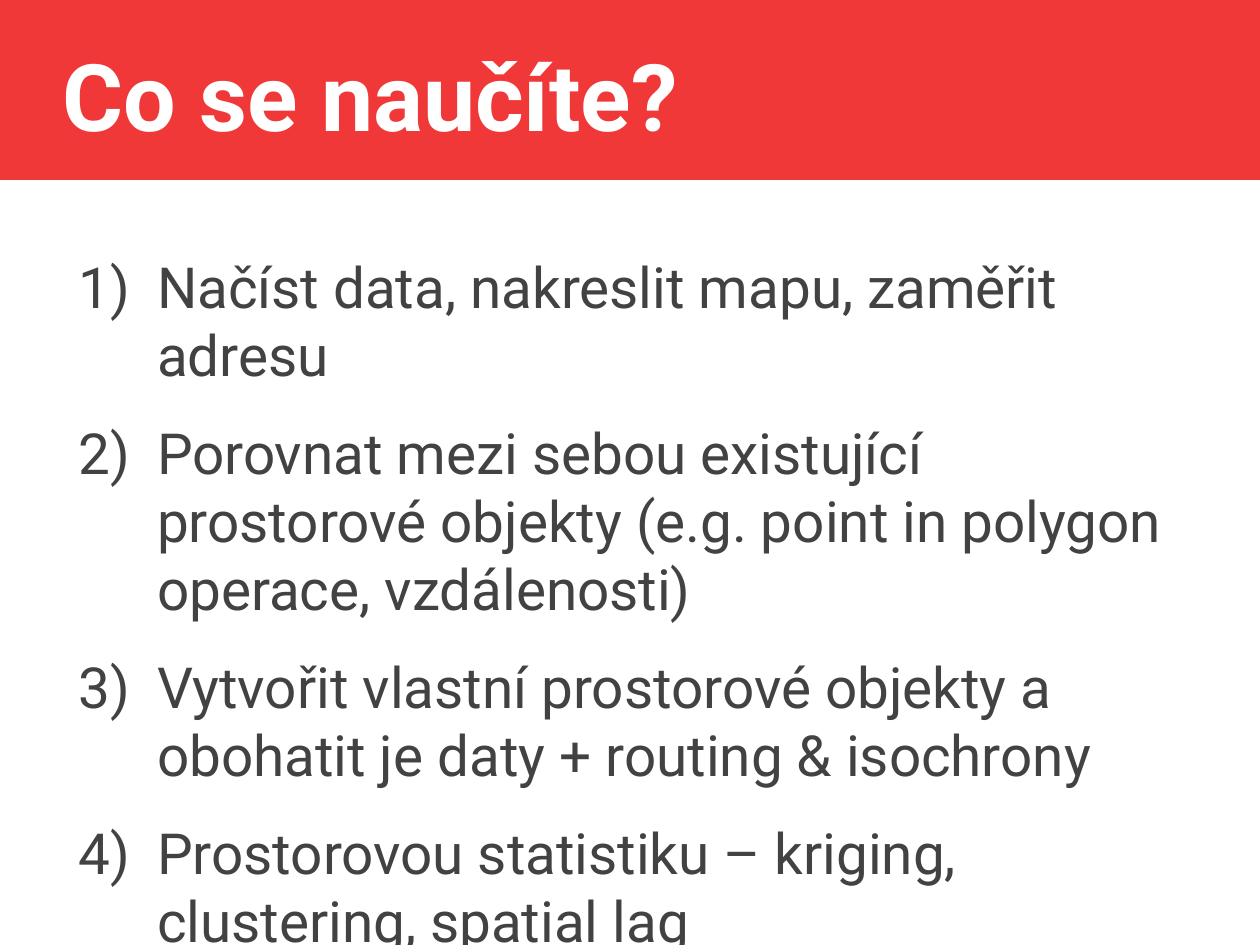
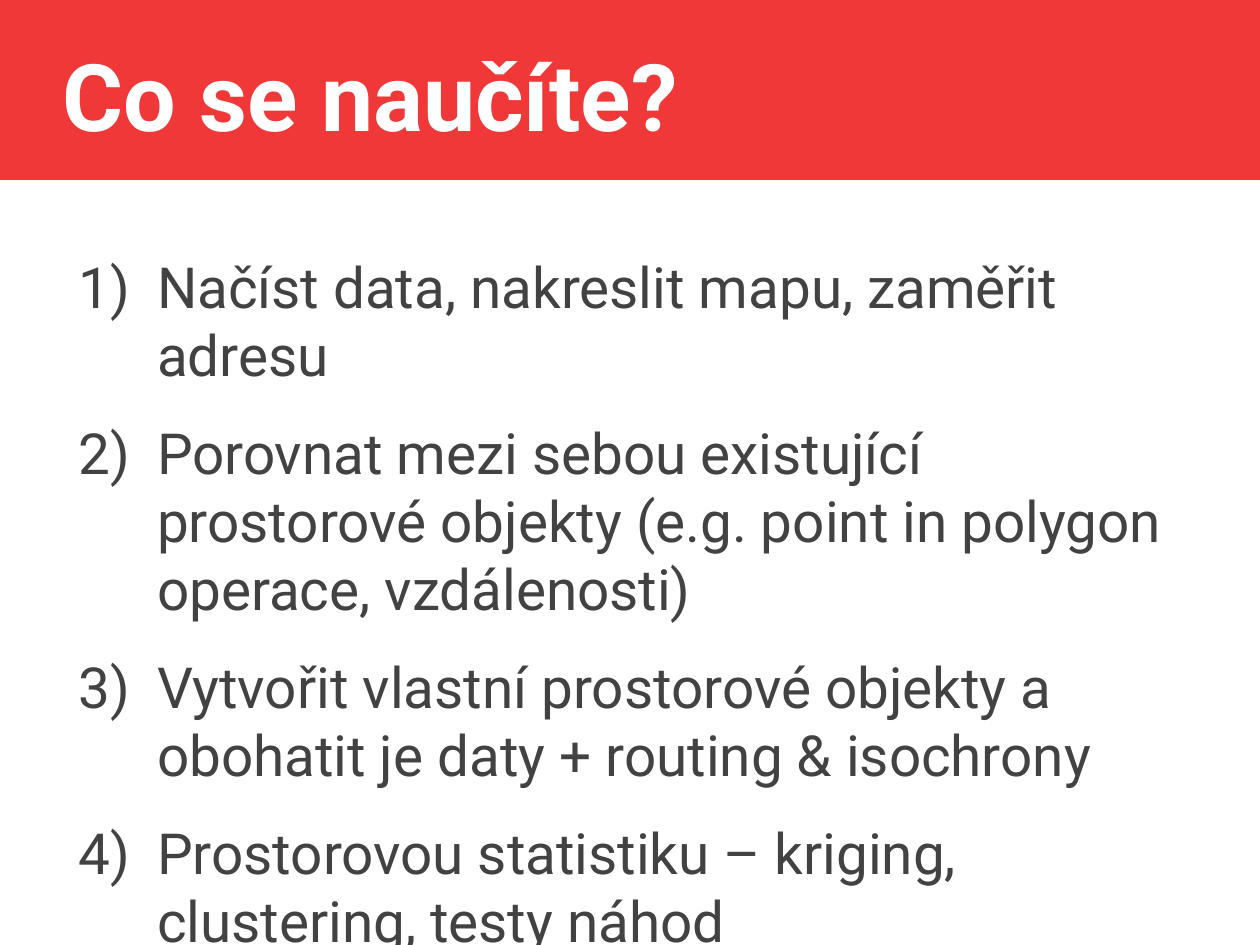
Before and after one commit to jlacko/4EK418, a slide deck: slide 3 of prez/0 - intro 4EK418.odp. Drawn at 1260x945 pixels with LibreOffice and Linux fonts; fonts in the diff are those of the drawing. Boxes give left, top, right and bottom in pixels: in the first picture for what was removed or moved away, otherwise in the second. Text is boxed around its words. In the diff, an @@ line names an element or a change of style, - is before the commit and + after.

```diff
--- a/prez/0 - intro 4EK418.odp
+++ b/prez/0 - intro 4EK418.odp
@@ text at <box>157,831,956,945</box>: text changed @@
-4) Prostorovou statistiku – kriging, clustering, spatial lag
+4) Prostorovou statistiku – kriging, clustering, testy náhod
```
Also in this commit, not shown: 1 other slide changed, 5 other files.
